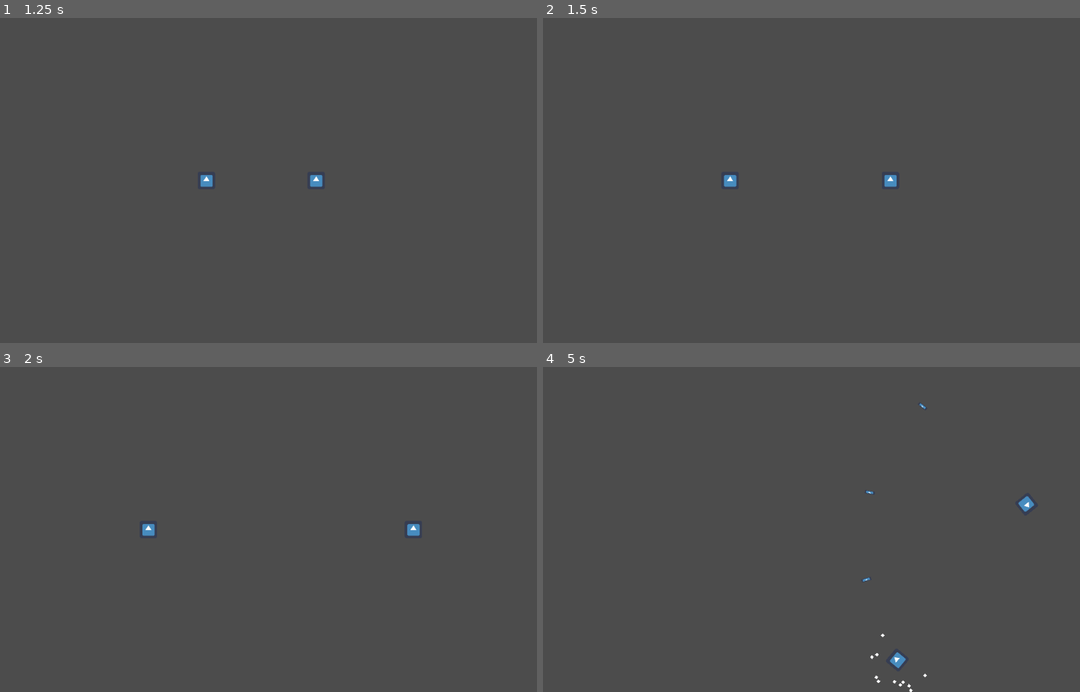
Above: before the commit, frames 1-4 (two rows, left to right).
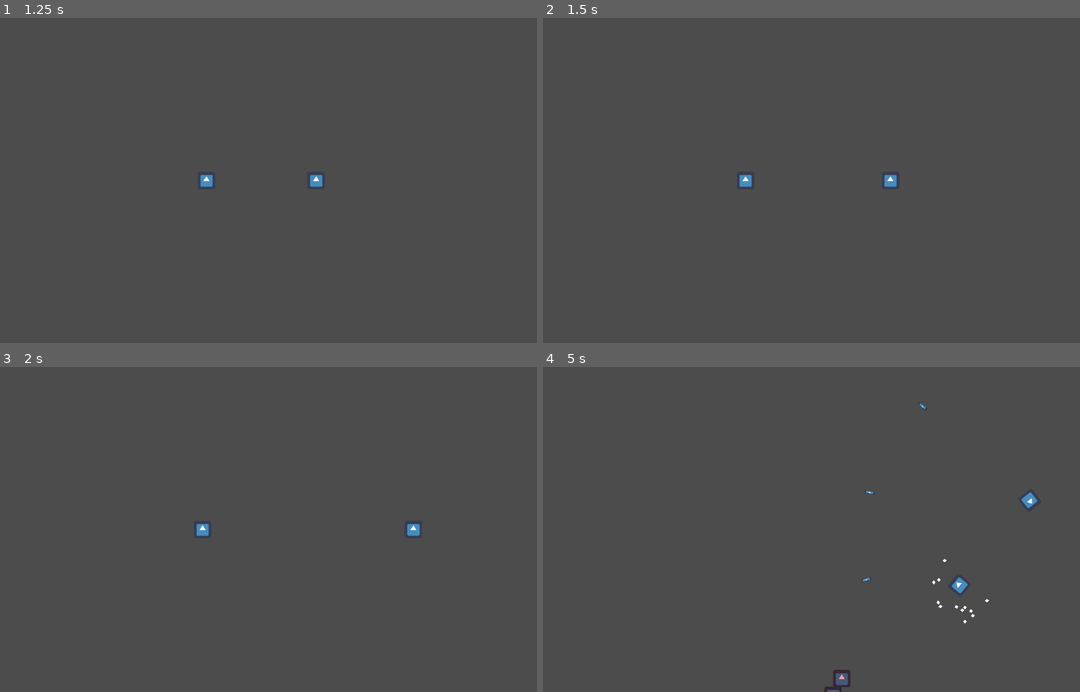
Above: after the commit, the same moments.

Repository: adrianriverof/juego-viaje
Game: Godot game, scene res://level.tscn
Same seed, same stepped clock (60 frames per second), same inputs: the game is played once before the commit and once after it. The engine's default icon, where the game draws it, is replaced by a stand-in: a white triangle on a blue panel in a dark square.
Inputs:
- Up to frame 1 (1.25 s): tap Enter at 0.5 s; hold Up (p1up) from 0.53 s (still down); hold A (p1mine) from 0.53 s (still down)
- Up to frame 2 (1.5 s): keep holding Up (p1up); release A (p1mine) at 1.28 s; tap A (p1mine) at 1.35 s
- Up to frame 3 (2 s): keep holding Up (p1up)
- Up to frame 4 (5 s): release Up (p1up) at 2.03 s; hold S (p1shoot) 2.03-2.78 s; hold Left (p1left) 2.03-3.53 s; tap A (p1mine) at 2.3, 2.85, 4.55 s; hold Down (p1down) 3.53-4.28 s; hold A (p1mine) 3.53-4.28 s; hold Right (p1right) from 4.28 s (still down); tap S (p1shoot) at 4.35 s

Frame 1 is identical in both runs. In frame 2, 0.2% of the frame differs, in the area x 33-39%, y 48-52%; in frame 3, 0.2%; in frame 4, 0.6%, in the area x 52-93%, y 38-100%.

Commit message:
mina se para cuando explota (sigue afectando a los que entren en el area una vez ha explotado, mirar eso)

Diff:
--- a/mine.gd
+++ b/mine.gd
@@ -44,7 +44,7 @@
 
 func explode():
 
-
+	velocity = Vector2.ZERO
 	$Area2D/CollisionShape2D.disabled = false
 
 	#print($Area2D/CollisionShape2D.get_overlapping_bodies())
--- a/project.godot
+++ b/project.godot
@@ -18,32 +18,32 @@
 
 p1right={
 "deadzone": 0.5,
-"events": [ Object(InputEventKey,"resource_local_to_scene":false,"resource_name":"","device":0,"alt":false,"shift":false,"control":false,"meta":false,"command":false,"pressed":false,"scancode":16777233,"unicode":0,"echo":false,"script":null)
+"events": [ Object(InputEventKey,"resource_local_to_scene":false,"resource_name":"","device":0,"alt":false,"shift":false,"control":false,"meta":false,"command":false,"pressed":false,"scancode":16777233,"physical_scancode":0,"unicode":0,"echo":false,"script":null)
  ]
 }
 p1left={
 "deadzone": 0.5,
-"events": [ Object(InputEventKey,"resource_local_to_scene":false,"resource_name":"","device":0,"alt":false,"shift":false,"control":false,"meta":false,"command":false,"pressed":false,"scancode":16777231,"unicode":0,"echo":false,"script":null)
+"events": [ Object(InputEventKey,"resource_local_to_scene":false,"resource_name":"","device":0,"alt":false,"shift":false,"control":false,"meta":false,"command":false,"pressed":false,"scancode":16777231,"physical_scancode":0,"unicode":0,"echo":false,"script":null)
  ]
 }
 p1up={
 "deadzone": 0.5,
-"events": [ Object(InputEventKey,"resource_local_to_scene":false,"resource_name":"","device":0,"alt":false,"shift":false,"control":false,"meta":false,"command":false,"pressed":false,"scancode":16777232,"unicode":0,"echo":false,"script":null)
+"events": [ Object(InputEventKey,"resource_local_to_scene":false,"resource_name":"","device":0,"alt":false,"shift":false,"control":false,"meta":false,"command":false,"pressed":false,"scancode":16777232,"physical_scancode":0,"unicode":0,"echo":false,"script":null)
  ]
 }
 p1down={
 "deadzone": 0.5,
-"events": [ Object(InputEventKey,"resource_local_to_scene":false,"resource_name":"","device":0,"alt":false,"shift":false,"control":false,"meta":false,"command":false,"pressed":false,"scancode":16777234,"unicode":0,"echo":false,"script":null)
+"events": [ Object(InputEventKey,"resource_local_to_scene":false,"resource_name":"","device":0,"alt":false,"shift":false,"control":false,"meta":false,"command":false,"pressed":false,"scancode":16777234,"physical_scancode":0,"unicode":0,"echo":false,"script":null)
  ]
 }
 p1shoot={
 "deadzone": 0.5,
-"events": [ Object(InputEventKey,"resource_local_to_scene":false,"resource_name":"","device":0,"alt":false,"shift":false,"control":false,"meta":false,"command":false,"pressed":false,"scancode":83,"unicode":0,"echo":false,"script":null)
+"events": [ Object(InputEventKey,"resource_local_to_scene":false,"resource_name":"","device":0,"alt":false,"shift":false,"control":false,"meta":false,"command":false,"pressed":false,"scancode":83,"physical_scancode":0,"unicode":0,"echo":false,"script":null)
  ]
 }
 p1mine={
 "deadzone": 0.5,
-"events": [ Object(InputEventKey,"resource_local_to_scene":false,"resource_name":"","device":0,"alt":false,"shift":false,"control":false,"meta":false,"command":false,"pressed":false,"scancode":65,"unicode":0,"echo":false,"script":null)
+"events": [ Object(InputEventKey,"resource_local_to_scene":false,"resource_name":"","device":0,"alt":false,"shift":false,"control":false,"meta":false,"command":false,"pressed":false,"scancode":65,"physical_scancode":0,"unicode":0,"echo":false,"script":null)
  ]
 }
 
